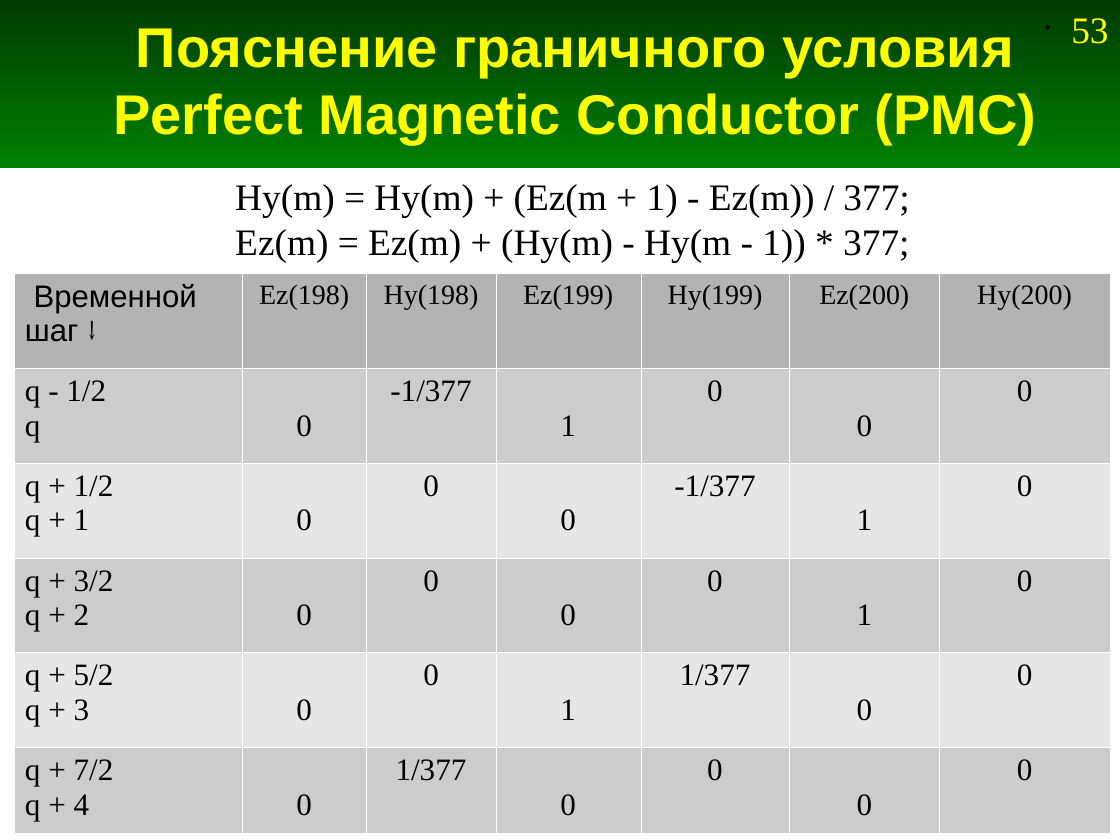
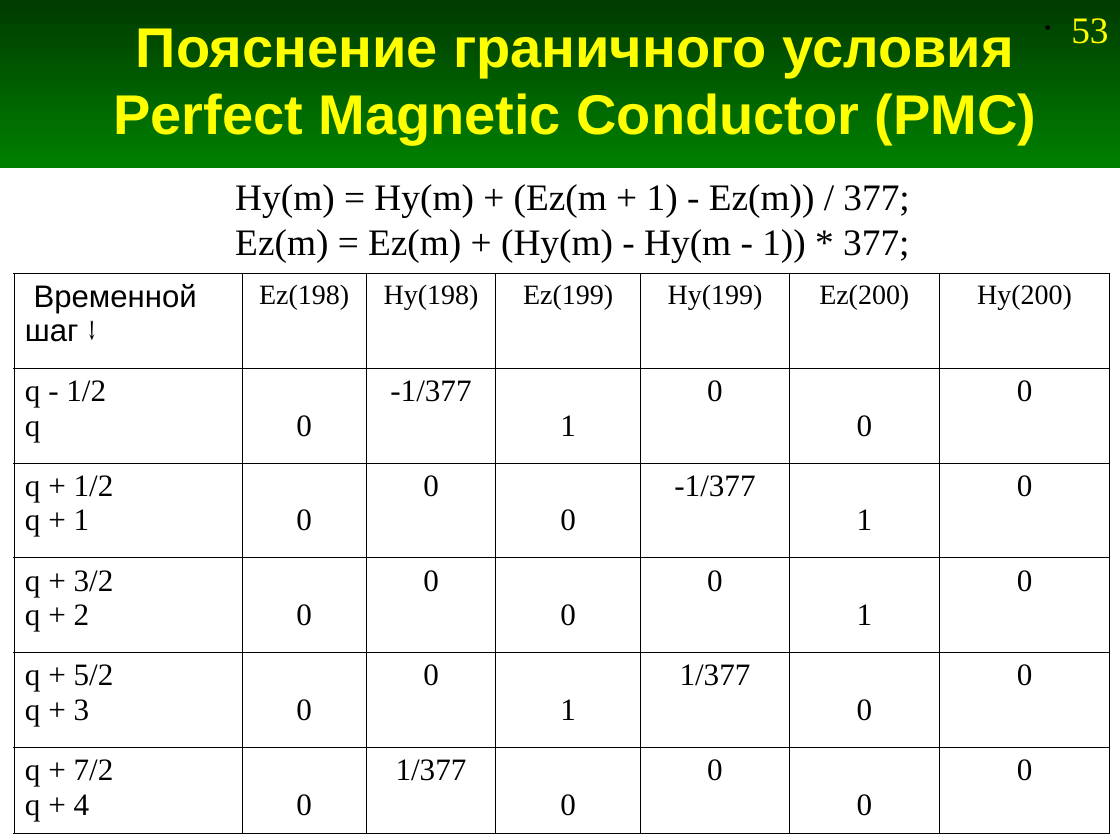
Before and after one commit to andris0147sv/modelling, a slide deck: slide 53 of presentations/2. FDTD.odp. Drawn at 1120x840 pixels with LibreOffice and Linux fonts; fonts in the diff are those of the drawing. Boxes give left, top, right and bottom in pixels: in the first picture for what was removed or moved away, otherwise in the second. Text is boxed around its words. In the diff, an @@ line names an element or a change of style, - is before the commit and + after.

```diff
--- a/presentations/2. FDTD.odp
+++ b/presentations/2. FDTD.odp
@@ table at [13, 273, 1110, 833] @@
@@ fill #B3B3B3 to none in row 1 @@
@@ fill #CCCCCC to none in 21 cells @@
@@ fill #E6E6E6 to none in 14 cells @@
@@ borders changed @@
```
Also in this commit, not shown: 3 other slides changed, 1 slide added, 4 other files.
